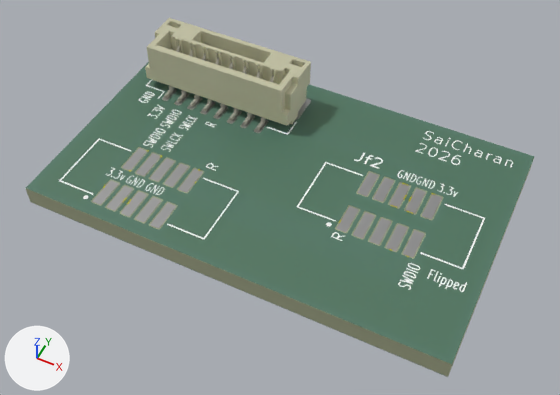
An edit to the glTF model public/pcbs/aeropcb.glb, drawn before and after from the same camera.
Before and after are seen from a camera (50 mm lens) standing at (0.1531, -0.1344, 0.0448) and looking at (0.1358, -0.0996, 0.0014). The lights are fixed; the arrows at lower left show +X, +Y and +Z. The older version comes first. Where no turn or scale is listed for an object, it has been applied to the vertices.

The older version as bpy lines, for what is in view:
```python
ob_0_1_1_3 = bpy.data.objects.new('=>[0:1:1:3]', me_board_2_copper)
ob_0_1_1_3.parent = ob_node_0
ob_0_1_1_3.location = (0.0, 0.0, 0.0)
ob_0_1_1_4 = bpy.data.objects.new('=>[0:1:1:4]', me_board_2_pad)
ob_0_1_1_4.parent = ob_node_0
ob_0_1_1_4.location = (0.0, 0.0, 0.0)
ob_0_1_1_5 = bpy.data.objects.new('=>[0:1:1:5]', me_board_2_via)
ob_0_1_1_5.parent = ob_node_0
ob_0_1_1_5.location = (0.0, 0.0, 0.0)
ob_0_1_1_6 = bpy.data.objects.new('=>[0:1:1:6]', me_board_2_silkscreen)
ob_0_1_1_6.parent = ob_node_0
ob_0_1_1_6.location = (0.0, 0.0, 0.0)
ob_0_1_1_7 = bpy.data.objects.new('=>[0:1:1:7]', me_board_2_soldermask)
ob_0_1_1_7.parent = ob_node_0
ob_0_1_1_7.location = (0.0, 0.0, 0.0)
ob_0_1_1_8 = bpy.data.objects.new('=>[0:1:1:8]', me_board_2_soldermask_001)
ob_0_1_1_8.parent = ob_node_0
ob_0_1_1_8.location = (0.0, 0.0, 0.0)
ob_0_1_1_9 = bpy.data.objects.new('=>[0:1:1:9]', me_board_2_pcb)
ob_0_1_1_9.parent = ob_node_0
ob_0_1_1_9.location = (0.0, 0.0, 0.0)
ob_j2 = bpy.data.objects.new('J2', me_jst_gh_bm08b_ghs_tbt_1x08_1mp_p1_25mm_vertical)
ob_j2.location = (0.12663, -0.09155, 0.0016)
```
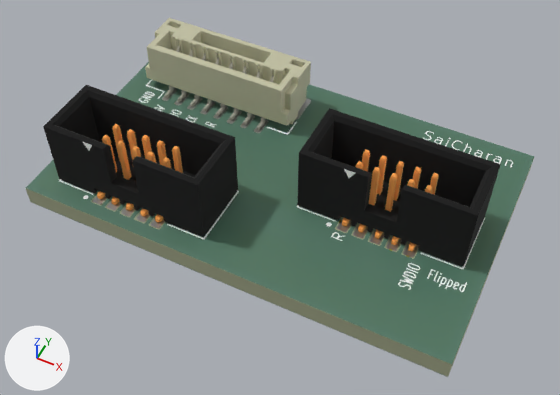
What differs and where, as boxes [x1, y1, x2, y2] in the pictures (560 x 395 px):
'=>[0:1:1:7]', recoloured, surface changed: [51, 87, 510, 288] in both
'=>[0:1:1:8]', recoloured: [51, 87, 510, 288] in both
'Jf2', added: after [297, 108, 501, 267]
'Jf1', added: after [43, 85, 238, 237]
'=>[0:1:1:9]', recoloured, surface changed: [91, 147, 511, 277] in both
'=>[0:1:1:3]', recoloured: [91, 150, 511, 277] in both
'=>[0:1:1:4]', recoloured, surface changed: [92, 88, 442, 258] in both
'=>[0:1:1:6]', recoloured, surface changed: [59, 100, 501, 287] in both
'=>[0:1:1:5]', recoloured: [92, 88, 419, 258] in both

Patch to the scene script:
```diff
--- a/public/pcbs/aeropcb.glb.py
+++ b/public/pcbs/aeropcb.glb.py
@@ mat_mat_0 @@
 mat_mat_0 = principled_material('mat_0')
-mat_mat_0.base_color = (0.776, 0.768, 0.624)  # pale yellow #e4e3cf
+mat_mat_0.base_color = (1.0, 0.624, 0.216)  # beige #ffcf80
 mat_mat_0.metallic = 1.0
@@ mat_mat_1 @@
 mat_mat_1 = principled_material('mat_1')
-mat_mat_1.base_color = (0.644, 0.638, 0.571)  # light grey #d2d1c7
+mat_mat_1.base_color = (0.0513, 0.0513, 0.0513)  # dark grey #404040
 mat_mat_1.metallic = 1.0
@@ mat_mat_2 @@
 mat_mat_2 = principled_material('mat_2')
-mat_mat_2.base_color = (0.7, 0.61, 0.0)  # yellow #dacd00
+mat_mat_2.base_color = (1.0, 1.0, 1.0)  # white #ffffff
 mat_mat_2.metallic = 1.0
@@ mat_mat_3 @@
 mat_mat_3 = principled_material('mat_3')
-mat_mat_3.base_color = (0.5, 0.5, 0.5)  # grey #bcbcbc
+mat_mat_3.base_color = (0.776, 0.768, 0.624)  # pale yellow #e4e3cf
 mat_mat_3.metallic = 1.0
-mat_mat_3.roughness = 0.4
+mat_mat_3.roughness = 1.0
@@ mat_mat_4 @@
 mat_mat_4 = principled_material('mat_4')
-mat_mat_4.base_color = (1.0, 1.0, 1.0)  # white #ffffff
+mat_mat_4.base_color = (0.644, 0.638, 0.571)  # light grey #d2d1c7
 mat_mat_4.roughness = 0.9
 mat_mat_4.alpha = 0.9
+mat_mat_4.metallic = 1.0
@@ mat_mat_5 @@
 mat_mat_5 = principled_material('mat_5')
-mat_mat_5.base_color = (0.08, 0.2, 0.14)  # dark green #507c69
+mat_mat_5.base_color = (0.7, 0.61, 0.0)  # yellow #dacd00
 mat_mat_5.roughness = 0.6
-mat_mat_5.alpha = 0.83
+mat_mat_5.metallic = 1.0
@@ mat_mat_7 @@
 mat_mat_7 = principled_material('mat_7')
-mat_mat_7.base_color = (0.42, 0.45, 0.29)  # greyish green #adb393
-mat_mat_7.roughness = 0.8
-mat_mat_7.alpha = 0.98
+mat_mat_7.base_color = (1.0, 1.0, 1.0)  # white #ffffff
+mat_mat_7.roughness = 0.9
+mat_mat_7.alpha = 0.9
@@ me_jst_gh_bm08b_ghs_tbt_1x08_1mp_p1_25mm_vertical @@
 me_jst_gh_bm08b_ghs_tbt_1x08_1mp_p1_25mm_vertical.from_pydata(...)  # 590 vertices, 1180 faces; spans x -0.00662..0.00662, y -0.00248..0.00247, z 0.0..0.0042
-me_jst_gh_bm08b_ghs_tbt_1x08_1mp_p1_25mm_vertical.materials.append(mat_mat_0)  # pale yellow #e4e3cf
-me_jst_gh_bm08b_ghs_tbt_1x08_1mp_p1_25mm_vertical.materials.append(mat_mat_1)  # light grey #d2d1c7
+me_jst_gh_bm08b_ghs_tbt_1x08_1mp_p1_25mm_vertical.materials.append(mat_mat_3)  # pale yellow #e4e3cf
+me_jst_gh_bm08b_ghs_tbt_1x08_1mp_p1_25mm_vertical.materials.append(mat_mat_4)  # light grey #d2d1c7
@@ me_board_2_copper @@
 me_board_2_copper.from_pydata(...)  # 2942 vertices, 5900 faces; spans x 0.1188..0.1512, y -0.107..-0.0875, z 0.0..0.0015
-me_board_2_copper.materials.append(mat_mat_2)  # yellow #dacd00
+me_board_2_copper.materials.append(mat_mat_5)  # yellow #dacd00
@@ me_board_2_pad @@
 me_board_2_pad.from_pydata(...)  # 736 vertices, 1352 faces; spans x 0.1199..0.1467, y -0.1063..-0.0887, z 0.0015..0.0016
-me_board_2_pad.materials.append(mat_mat_3)  # grey #bcbcbc
+me_board_2_pad.materials.append(mat_mat_6)  # grey #bcbcbc
@@ me_board_2_via @@
 me_board_2_via.from_pydata(...)  # 336 vertices, 644 faces; spans x 0.1268..0.1449, y -0.1022..-0.0966, z 0.0..0.0015
-me_board_2_via.materials.append(mat_mat_2)  # yellow #dacd00
+me_board_2_via.materials.append(mat_mat_5)  # yellow #dacd00
@@ me_board_2_silkscreen @@
 me_board_2_silkscreen.from_pydata(...)  # 3847 vertices, 3715 faces; spans x 0.1198..0.1507, y -0.1064..-0.088, z 0.0016
-me_board_2_silkscreen.materials.append(mat_mat_4)  # white #ffffff
+me_board_2_silkscreen.materials.append(mat_mat_7)  # white #ffffff
@@ me_board_2_soldermask @@
 me_board_2_soldermask.from_pydata(...)  # 932 vertices, 990 faces; spans x 0.1182..0.1517, y -0.1075..-0.087, z 0.0016
-me_board_2_soldermask.materials.append(mat_mat_5)  # dark green #507c69
+me_board_2_soldermask.materials.append(mat_mat_8)  # dark green #507c69
@@ me_board_2_soldermask_001 @@
 me_board_2_soldermask_001.from_pydata(...)  # 4 vertices, 2 faces; spans x 0.1182..0.1517, y -0.1075..-0.087, z 0.0
-me_board_2_soldermask_001.materials.append(mat_mat_6)  # dark green #507c69
+me_board_2_soldermask_001.materials.append(mat_mat_9)  # dark green #507c69
@@ me_board_2_pcb @@
 me_board_2_pcb.from_pydata(...)  # 344 vertices, 712 faces; spans x 0.1182..0.1517, y -0.1075..-0.087, z 0.0..0.0015
-me_board_2_pcb.materials.append(mat_mat_7)  # greyish green #adb393
+me_board_2_pcb.materials.append(mat_mat_10)  # greyish green #adb393
@@ ob_0_1_1_3 @@
-ob_0_1_1_3 = bpy.data.objects.new('=>[0:1:1:3]', me_board_2_copper)
+ob_0_1_1_3 = bpy.data.objects.new('=>[0:1:1:3]', me_board_2_pcb)
 ob_0_1_1_3.parent = ob_node_0
@@ ob_0_1_1_4 @@
-ob_0_1_1_4 = bpy.data.objects.new('=>[0:1:1:4]', me_board_2_pad)
+ob_0_1_1_4 = bpy.data.objects.new('=>[0:1:1:4]', me_board_2_copper)
 ob_0_1_1_4.parent = ob_node_0
@@ ob_0_1_1_5 @@
-ob_0_1_1_5 = bpy.data.objects.new('=>[0:1:1:5]', me_board_2_via)
+ob_0_1_1_5 = bpy.data.objects.new('=>[0:1:1:5]', me_board_2_pad)
 ob_0_1_1_5.parent = ob_node_0
@@ ob_0_1_1_6 @@
-ob_0_1_1_6 = bpy.data.objects.new('=>[0:1:1:6]', me_board_2_silkscreen)
+ob_0_1_1_6 = bpy.data.objects.new('=>[0:1:1:6]', me_board_2_via)
 ob_0_1_1_6.parent = ob_node_0
@@ ob_0_1_1_7 @@
-ob_0_1_1_7 = bpy.data.objects.new('=>[0:1:1:7]', me_board_2_soldermask)
+ob_0_1_1_7 = bpy.data.objects.new('=>[0:1:1:7]', me_board_2_silkscreen)
 ob_0_1_1_7.parent = ob_node_0
@@ ob_0_1_1_8 @@
-ob_0_1_1_8 = bpy.data.objects.new('=>[0:1:1:8]', me_board_2_soldermask_001)
+ob_0_1_1_8 = bpy.data.objects.new('=>[0:1:1:8]', me_board_2_soldermask)
 ob_0_1_1_8.parent = ob_node_0
@@ ob_0_1_1_9 @@
-ob_0_1_1_9 = bpy.data.objects.new('=>[0:1:1:9]', me_board_2_pcb)
+ob_0_1_1_9 = bpy.data.objects.new('=>[0:1:1:9]', me_board_2_soldermask_001)
 ob_0_1_1_9.parent = ob_node_0
@@ ob_jf2 @@
+ob_jf2 = bpy.data.objects.new('Jf2', me_20021521_00010t1lf__3dmodel_step_510211_001)  # 596 vertices, 1191 faces; spans x -0.00632..0.00632, y -0.00275..0.00275, z 0.0..0.0056; in mat_mat_0 (beige #ffcf80), mat_mat_1 (dark grey #404040), mat_mat_2 (white #ffffff)
+ob_jf2.location = (0.14375, -0.0975, 0.0016)
@@ ob_jf1 @@
+ob_jf1 = bpy.data.objects.new('Jf1', me_20021521_00010t1lf__3dmodel_step_510211_001.copy())
+ob_jf1.location = (0.12646, -0.1032, 0.0016)
```
